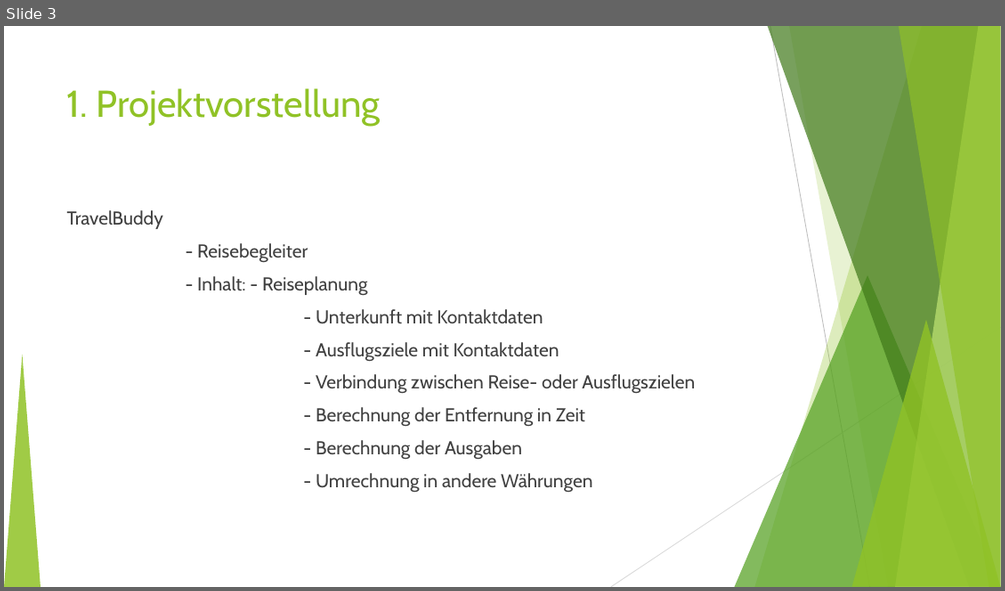
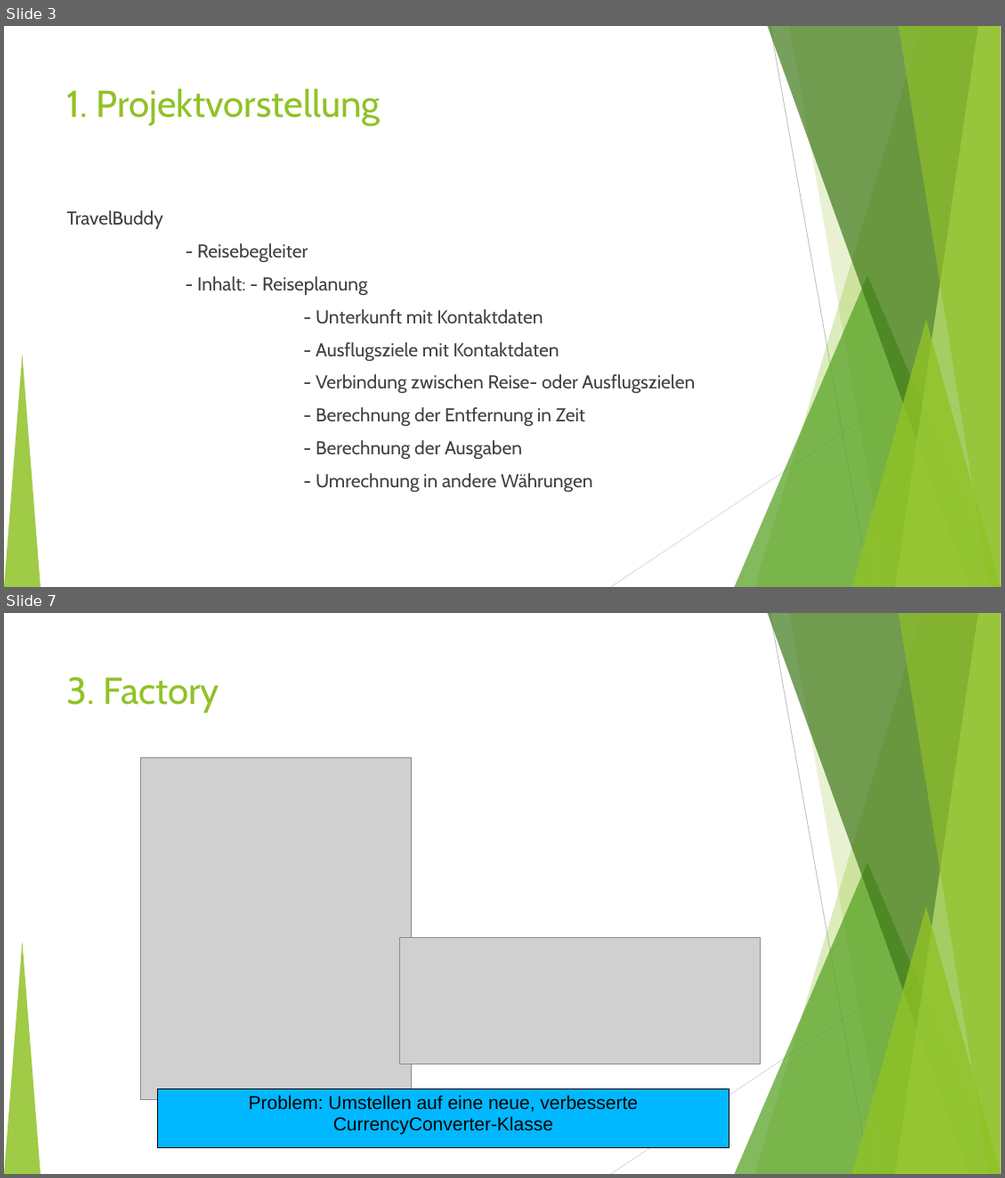
Before and after one commit to fh-erfurt/TravelBuddy-REST, a slide deck: doc/Präsentation/TravelBuddy_1.ppt. Shown one above the other, each under a label of ours: slide 3 before the commit, slides 3 and 7 after it; the slides between them are not shown. The pictures are 1005x591 and 1005x1178 pixels, drawn with LibreOffice and Linux fonts; fonts in the diff are those of the drawing; grey boxes stand for pictures. Boxes give left, top, right and bottom in pixels: in the first picture for what was removed or moved away, otherwise in the second. Text is boxed around its words. In the diff, an @@ line names an element or a change of style, - is before the commit and + after.

```diff
--- a/doc/Präsentation/TravelBuddy_1.ppt
+++ b/doc/Präsentation/TravelBuddy_1.ppt
@@ slide 7 added at (4,613,1001,1174), background #FFFFFF; not listed: 10 template elements that a slide beside it also shows @@
@@ title added at (66,677,219,713), 36 pt, text #90C226 @@
+3. Factory
@@ picture added at (141,758,411,1100) @@
@@ picture added at (400,937,760,1064) @@
@@ rectangle added at (158,1089,728,1148), fill #00B8FF, outline #000000 0.74 pt, 18 pt, text #000000 @@
+Problem: Umstellen auf eine neue, verbesserte CurrencyConverter-Klasse
```
Also in this commit, not shown: 5 slides changed, 4 other slides added, 1 slide removed.
